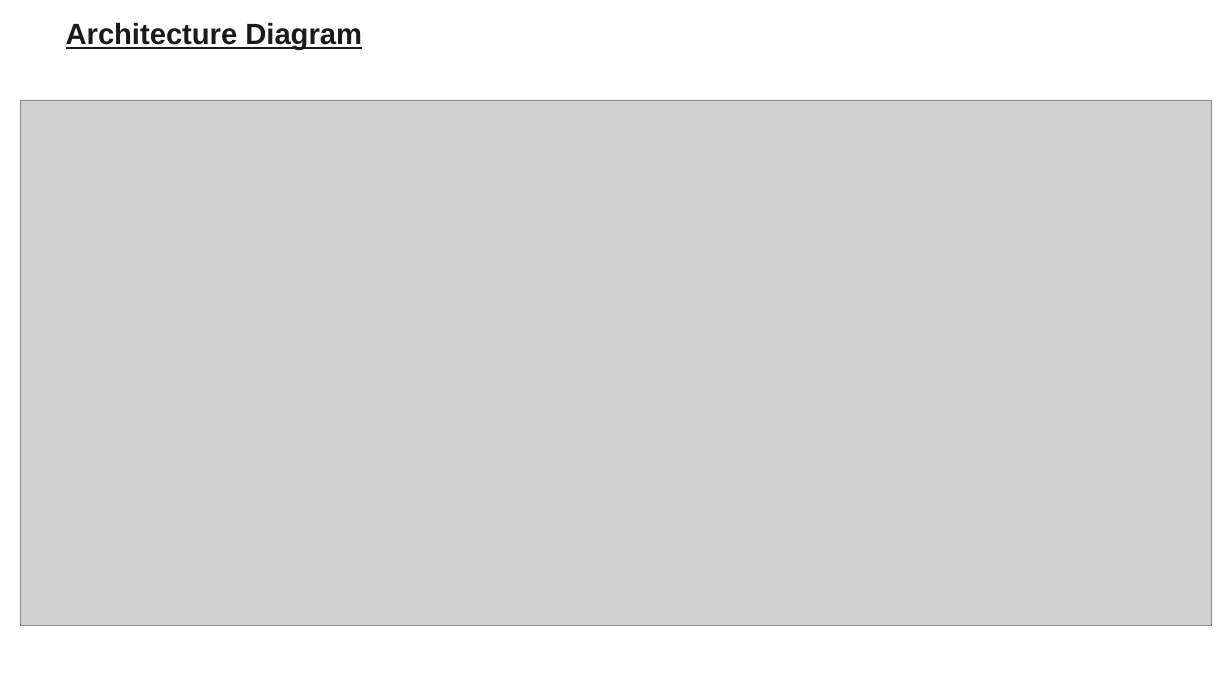
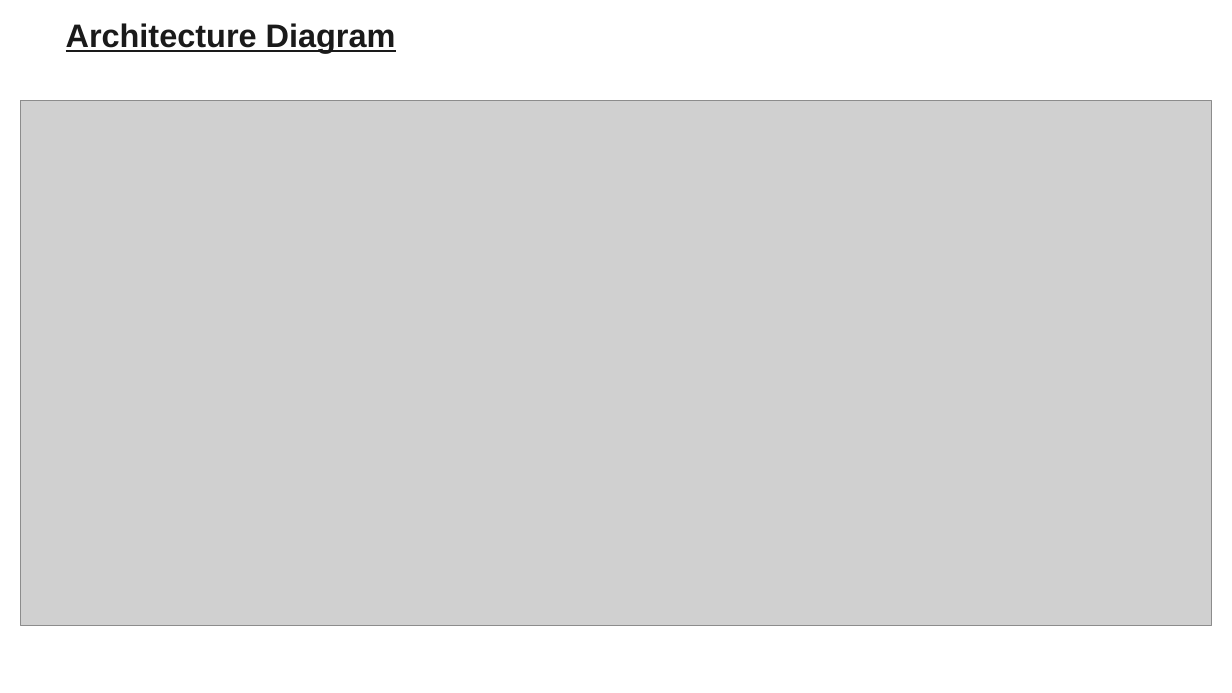
Before and after one commit to abhaykumar789/ecommerce, a slide deck: slide 17 of ppt/Product 1.pptx. Drawn at 1232x693 pixels with LibreOffice and Linux fonts; fonts in the diff are those of the drawing; grey boxes stand for pictures. Boxes give left, top, right and bottom in pixels: in the first picture for what was removed or moved away, otherwise in the second. Text is boxed around its words. In the diff, an @@ line names an element or a change of style, - is before the commit and + after.

```diff
--- a/ppt/Product 1.pptx
+++ b/ppt/Product 1.pptx
@@ title "Architecture Diagram" at (x1=66, y1=23, x2=396, y2=53): size 17.1 to 19 pt @@
```
Also in this commit, not shown: 5 other slides changed.
